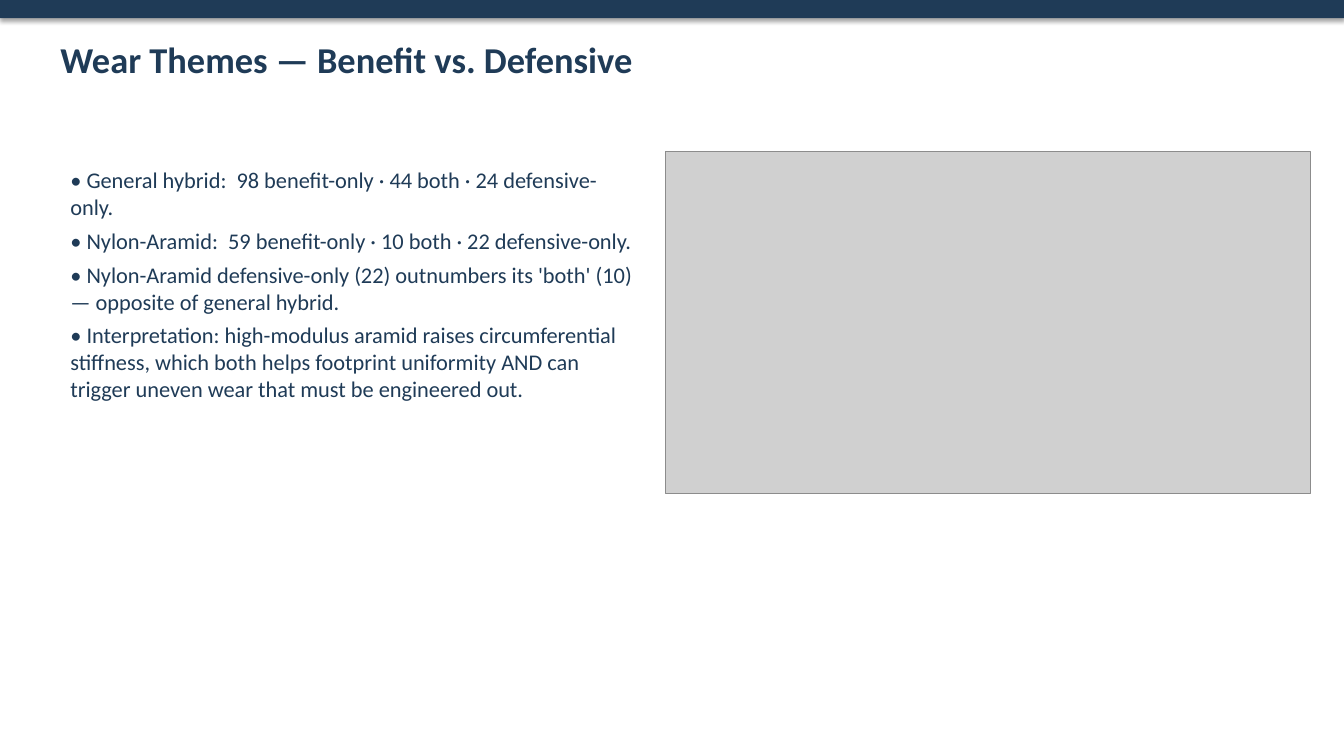
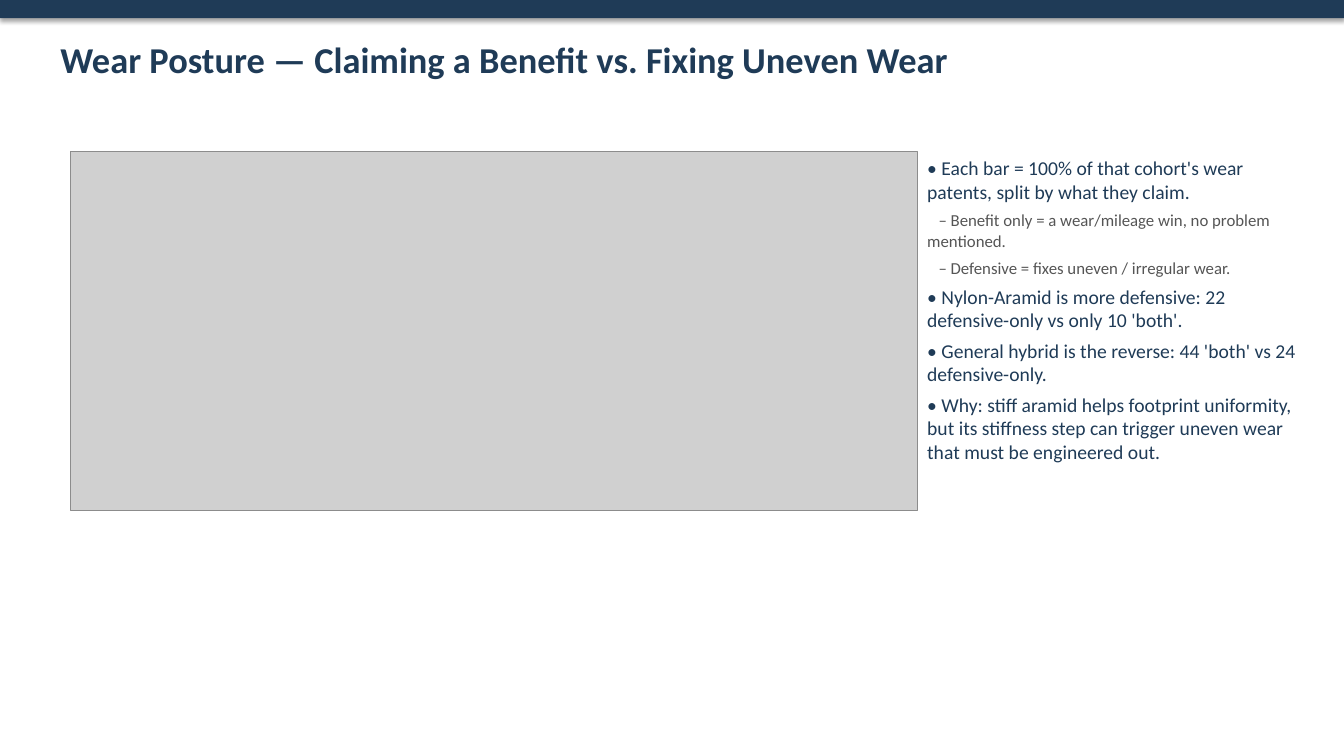
Before and after one commit to sreeharshahr09-gif/Sri, a slide deck: slide 4 of reports/Hybrid_Cord_Wear_Analysis.pptx. Drawn at 1344x756 pixels with LibreOffice and Linux fonts; fonts in the diff are those of the drawing; grey boxes stand for pictures. Boxes give left, top, right and bottom in pixels: in the first picture for what was removed or moved away, otherwise in the second. Text is boxed around its words. In the diff, an @@ line names an element or a change of style, - is before the commit and + after.

```diff
--- a/reports/Hybrid_Cord_Wear_Analysis.pptx
+++ b/reports/Hybrid_Cord_Wear_Analysis.pptx
@@ text at <box>60,47,948,79</box>: text changed @@
-Wear Themes — Benefit vs. Defensive
+Wear Posture — Claiming a Benefit vs. Fixing Uneven Wear
@@ picture added at <box>71,151,918,510</box> @@
@@ picture removed at <box>665,151,1311,494</box> @@
@@ text at <box>927,161,1295,463</box>: text changed; size 16 to 14 pt @@
-• General hybrid: 98 benefit-only · 44 both · 24 defensive-only.
-• Nylon-Aramid: 59 benefit-only · 10 both · 22 defensive-only.
-• Nylon-Aramid defensive-only (22) outnumbers its 'both' (10) — opposite of general hybrid.
-• Interpretation: high-modulus aramid raises circumferential stiffness, which both helps footprint uniformity AND can trigger uneven wear that must be engineered out.
+• Each bar = 100% of that cohort's wear patents, split by what they claim.
+– Benefit only = a wear/mileage win, no problem mentioned.
+– Defensive = fixes uneven / irregular wear.
+• Nylon-Aramid is more defensive: 22 defensive-only vs only 10 'both'.
+• General hybrid is the reverse: 44 'both' vs 24 defensive-only.
+• Why: stiff aramid helps footprint uniformity, but its stiffness step can trigger uneven wear that must be engineered out.
```
Also in this commit, not shown: 2 other files.
